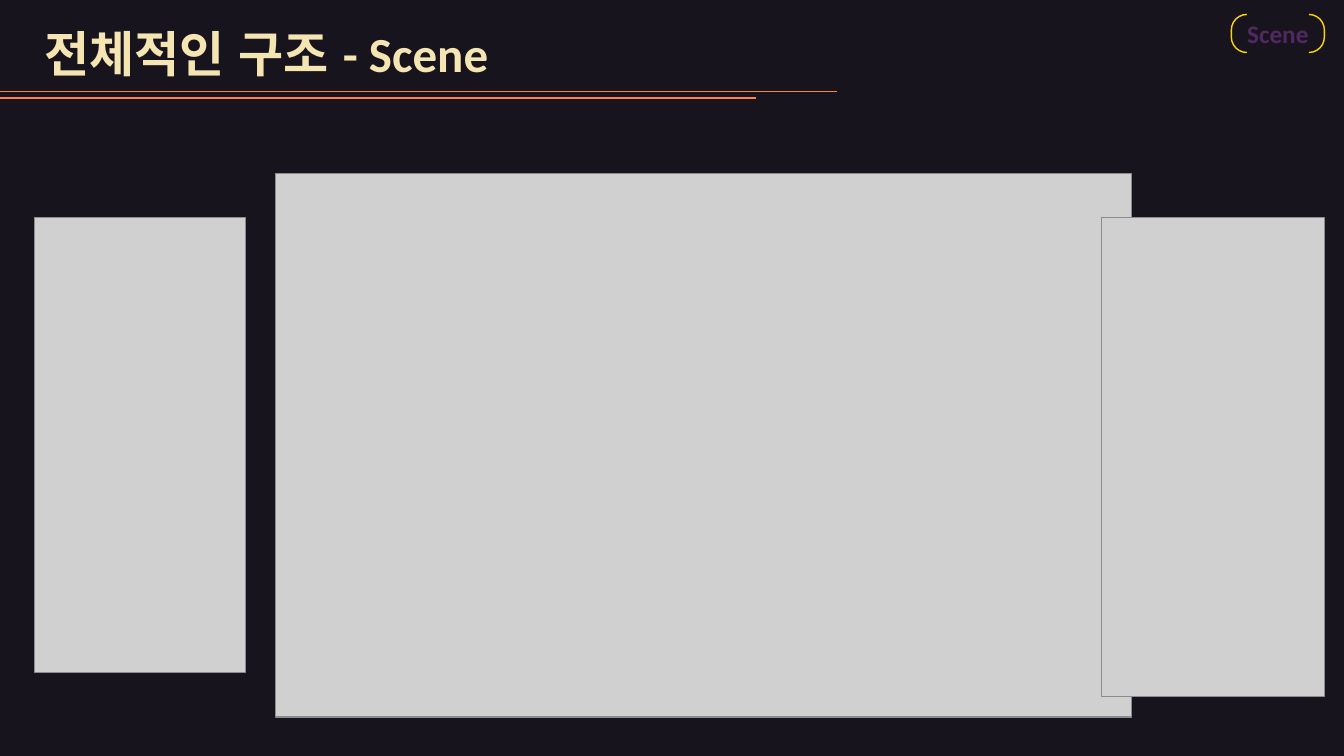
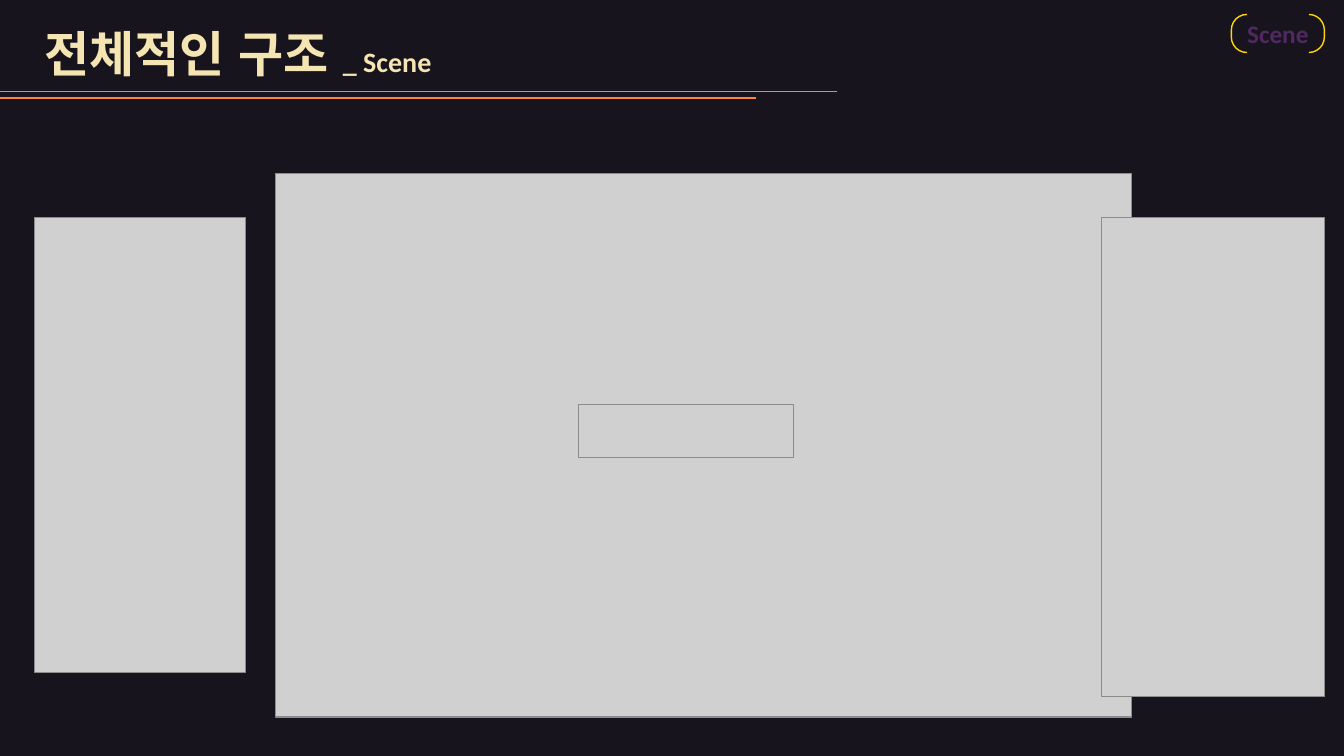
Before and after one commit to dndud3710/ProjectT, a slide deck: slide 4 of 발표자료.pptx (slide 3 before the commit). Drawn at 1344x756 pixels with LibreOffice and Linux fonts; fonts in the diff are those of the drawing; grey boxes stand for pictures. Boxes give left, top, right and bottom in pixels: in the first picture for what was removed or moved away, otherwise in the second. Text is boxed around its words. In the diff, an @@ line names an element or a change of style, - is before the commit and + after.

```diff
--- a/발표자료.pptx
+++ b/발표자료.pptx
@@ text at (45, 31, 431, 77): text changed @@
-전체적인 구조 - Scene
+전체적인 구조 _ Scene
@@ picture added at (579, 405, 795, 458) @@
```
Also in this commit, not shown: 6 other slides changed, 8 slides added, 2 slides removed, 17 other files.
